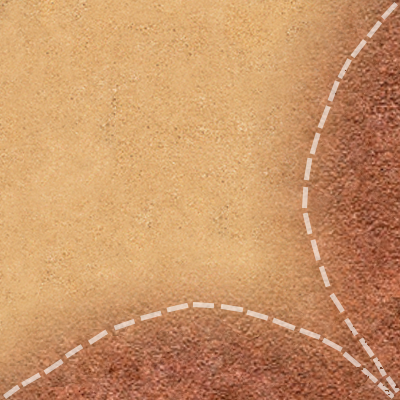
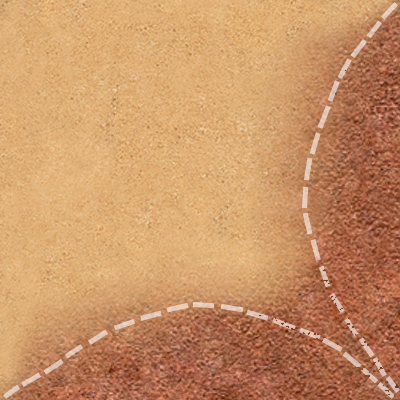
Comparing the layer stacks of the two w=400, h=400 images. Changes:
painted on "Линия 17" (1st of 2) over (330, 292, 343, 308)
painted on "Слой 3" over (267, 0, 400, 386)
painted on "Слой 2" over (0, 242, 386, 400)
